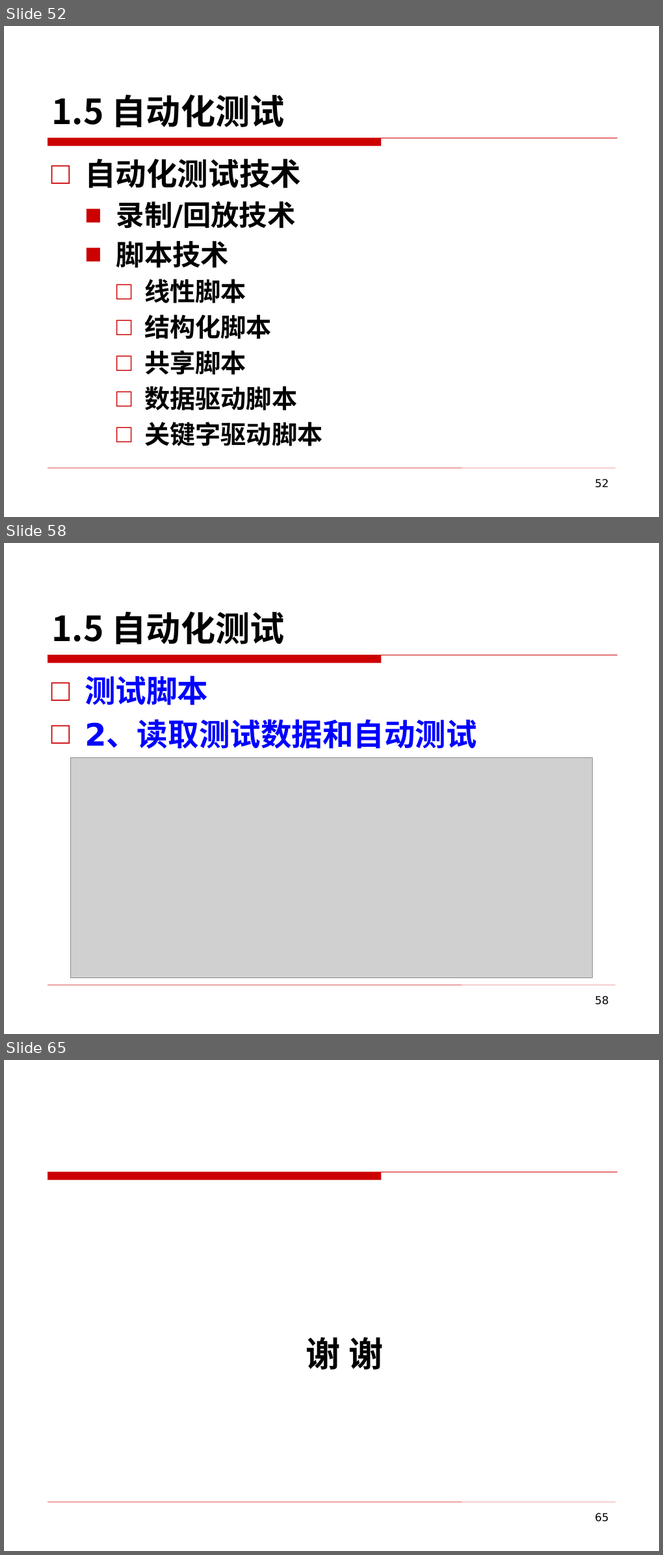
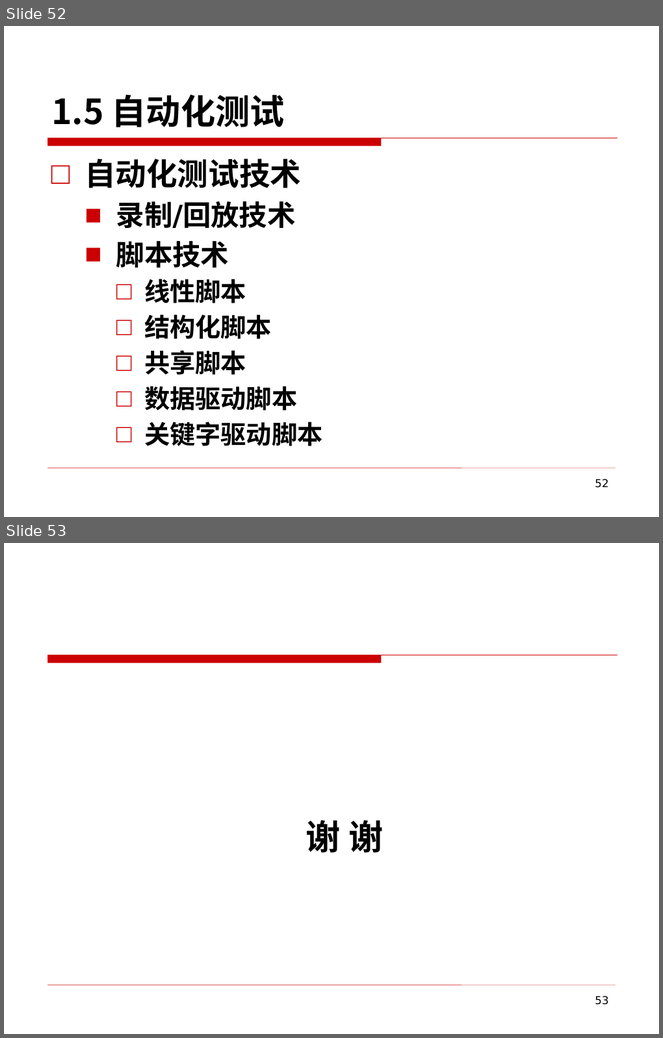
Before and after one commit to edu2act/course-foundation-software-tesing, a slide deck: PPT/第一部分 软件测试概述/1 软件测试核心概念.pptx. Shown one above the other, each under a label of ours: slides 52, 58 and 65 before the commit, slides 52 and 53 after it; the slides between them are not shown. The pictures are 663x1555 and 663x1038 pixels, drawn with LibreOffice and Linux fonts; fonts in the diff are those of the drawing; grey boxes stand for pictures; background and template pictures are left out. Boxes give left, top, right and bottom in pixels: in the first picture for what was removed or moved away, otherwise in the second. Text is boxed around its words. In the diff, an @@ line names an element or a change of style, - is before the commit and + after.

Commit message:
修改了自动化部分

```diff
--- a/PPT/第一部分 软件测试概述/1 软件测试核心概念.pptx
+++ b/PPT/第一部分 软件测试概述/1 软件测试核心概念.pptx
@@ slide 58 removed at [4, 543, 659, 1034], background picture (left out); not listed: 2 template elements that a slide beside it also shows @@
@@ title removed at [51, 611, 285, 644] @@
-1.5 自动化测试
@@ text removed at [85, 676, 477, 749] @@
-□ 测试脚本
-□ 2、读取测试数据和自动测试
@@ picture removed at [71, 758, 593, 978] @@
@@ page number removed at [595, 996, 608, 1005] @@
-58
@@ what was slide 65 is now slide 53 @@
@@ page number at [595, 996, 608, 1005]: text changed @@
-65
+53
```
Also in this commit, not shown: 2 slides changed, 11 other slides removed.
